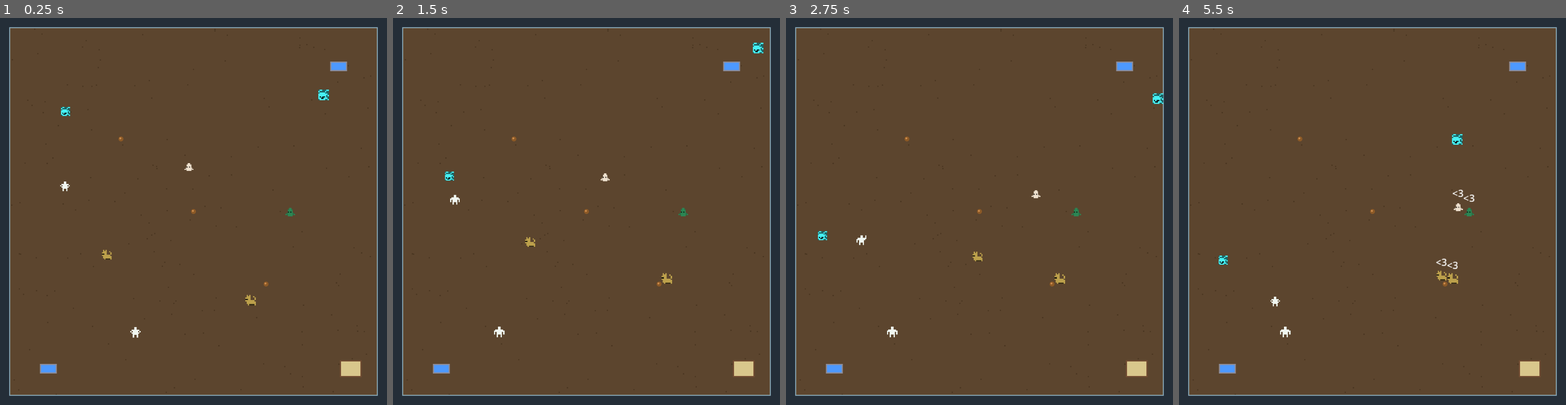
Above: before the commit, frames 1-4 (left to right).
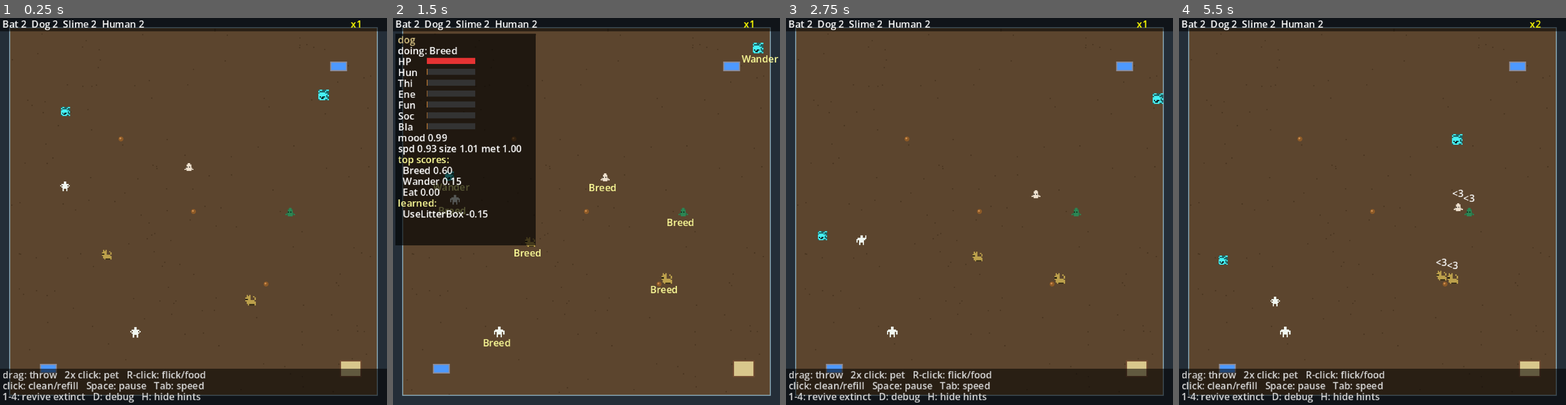
Above: after the commit, the same moments.

Repository: BreadOne2Three/GameDevFall2026_PUBLIC
Game: Godot game, scene res://main.tscn
The game is run twice, just before and just after one commit, with the same random seed, the same clock (stepped at 60 frames per second) and the same inputs.
Inputs (mouse positions are in pixels of both pictures, inside the frame that each line leads up to):
- Up to frame 1 (0.25 s): no input
- Up to frame 2 (1.5 s): tap Enter at 0.5 s; move the mouse to (671, 192) at 0.52 s; hold D 0.53-1.25 s; tap H at 0.6 s; click (671, 192) at 0.67 s; tap Space at 0.77, 1.25 s; drag from (509, 230) to (567, 288) at 1.27 s
- Up to frame 3 (2.75 s): move the mouse to (1018, 126) at 2.02 s; hold D from 2.03 s (still down); tap 1 at 2.1 s; click (1018, 126) at 2.17 s; tap H at 2.3 s
- Up to frame 4 (5.5 s): release D at 2.75 s; drag from (1353, 288) to (1256, 153) at 2.77 s; move the mouse to (1488, 269) at 3.52 s; tap 3 at 3.6 s; click (1488, 269) at 3.67 s; tap Space at 3.77, 5 s; tap H at 3.8, 5.3 s; tap Enter at 4.25 s; drag from (1256, 153) to (1314, 114) at 4.27 s; move the mouse to (1391, 211) at 5.02 s; tap Tab at 5.1 s; click (1391, 211) at 5.17 s

The runs differ from the first frame. In frame 1, 13% of the frame differs, in the area x 0-100%, y 0-100%; in frame 2, 24%, in the area x 0-100%, y 0-85%; in frame 3, 13%; in frame 4, 13%.

Commit message:
Add HUD with hover info, key hints and AI debug overlay
Co-Authored-By: Claude Opus 5.5 <noreply@anthropic.com>

Diff:
--- a/main.tscn
+++ b/main.tscn
@@ -10,6 +10,7 @@
 [ext_resource type="PackedScene" path="res://world/food.tscn" id="8_food"]
 [ext_resource type="PackedScene" path="res://entities/human.tscn" id="9_human"]
 [ext_resource type="Script" path="res://god/god_hand.gd" id="10_hand"]
+[ext_resource type="PackedScene" path="res://ui/hud.tscn" id="11_hud"]
 
 [node name="World" type="Node2D" groups=["world"]]
 script = ExtResource("1_world")
@@ -66,3 +67,5 @@
 [node name="GodHand" type="Node2D" parent="."]
 process_mode = 3
 script = ExtResource("10_hand")
+
+[node name="HUD" parent="." instance=ExtResource("11_hud")]
--- /dev/null
+++ b/tests/test_hud.gd
@@ -0,0 +1,34 @@
+extends TestCase
+
+const MAIN := preload("res://main.tscn")
+
+func test_hud_toggles_and_describes_actions() -> void:
+	var world : World = add(MAIN.instantiate())
+	var hud : Control = world.get_node("HUD/Panel")
+	assert_true(hud.show_hints)
+	hud.toggle_hints()
+	assert_false(hud.show_hints)
+	hud.toggle_debug()
+	assert_true(hud.show_debug)
+	var c : Creature = world.get_tree().get_nodes_in_group("creatures")[0]
+	assert_eq(hud.describe_action(c), "Idle")
+	c.brain.think()
+	assert_eq(hud.describe_action(c), "Wander")
+	c.grab()
+	assert_eq(hud.describe_action(c), "Held")
+
+func test_hud_draws_without_errors() -> void:
+	var world : World = add(MAIN.instantiate())
+	var hud : Control = world.get_node("HUD/Panel")
+	hud.toggle_debug()
+	var c : Creature = world.get_tree().get_nodes_in_group("creatures")[0]
+	c.brain.think()
+	c.learning.reward(1.0)
+	# Draw the hover panel too (the headless mouse isn't over any creature).
+	var drawn := [0]
+	hud.draw.connect(func():
+		hud._draw_creature_panel(c)
+		drawn[0] += 1)
+	for i in 5:
+		await tree.process_frame
+	assert_true(drawn[0] > 0)
--- /dev/null
+++ b/ui/hud.gd
@@ -0,0 +1,120 @@
+extends Control
+class_name HUD
+## Heads-up display: population, hovered-creature info, key hints and the AI debug overlay.
+## Everything is drawn in _draw() so it stays crisp in the 320×320 window.
+
+const FONT_SIZE := 8
+const LINE := 9
+const BAR_WIDTH := 40.0
+const NEED_NAMES : Array[String] = ["Hunger", "Thirst", "Energy", "Fun", "Social", "Bladder"]
+const HINTS : Array[String] = [
+	"drag: throw   2x click: pet   R-click: flick/food",
+	"click: clean/refill   Space: pause   Tab: speed",
+	"1-4: revive extinct   D: debug   H: hide hints",
+]
+
+var show_hints : bool = true
+var show_debug : bool = false
+var world : World
+var font : Font
+
+func _ready() -> void:
+	font = ThemeDB.fallback_font
+	world = get_tree().get_first_node_in_group("world")
+
+func _process(_delta: float) -> void:
+	queue_redraw()
+
+func _unhandled_input(event: InputEvent) -> void:
+	if event is InputEventKey and event.pressed and not event.echo:
+		if event.keycode == KEY_H:
+			toggle_hints()
+		elif event.keycode == KEY_D:
+			toggle_debug()
+
+func toggle_hints() -> void:
+	show_hints = not show_hints
+
+func toggle_debug() -> void:
+	show_debug = not show_debug
+
+func describe_action(c: Creature) -> String:
+	if c.state == Creature.State.HELD:
+		return "Held"
+	if c.state == Creature.State.THROWN:
+		return "Flying"
+	var action_name := c.brain.current_action_name()
+	return action_name.trim_suffix("Action") if action_name != "" else "Idle"
+
+func _draw() -> void:
+	if world == null:
+		return
+	if show_debug:
+		for c in get_tree().get_nodes_in_group("creatures"):
+			if not c.is_dead:
+				_text(c.global_position + Vector2(-14, 12), describe_action(c), Color(1, 1, 0.6))
+	_draw_population()
+	var hovered := world.creature_at(get_global_mouse_position(), 10.0)
+	if hovered:
+		_draw_creature_panel(hovered)
+	if show_hints:
+		_draw_hints()
+
+func _draw_population() -> void:
+	var counts := world.counts()
+	var parts := PackedStringArray()
+	for species in counts:
+		parts.append("%s %d" % [species, counts[species]])
+	draw_rect(Rect2(0, 0, 320, 11), Color(0, 0, 0, 0.55))
+	_text(Vector2(2, 8), "  ".join(parts))
+	var status := "PAUSED" if get_tree().paused else "x%d" % int(Engine.time_scale)
+	_text(Vector2(290, 8), status, Color.YELLOW)
+
+func _draw_creature_panel(c: Creature) -> void:
+	var rows := 11 + (8 if show_debug else 0)
+	var origin := Vector2(2, 13)
+	draw_rect(Rect2(origin, Vector2(116, rows * LINE + 4)), Color(0, 0, 0, 0.65))
+	var y := origin.y + 8.0
+	var title := c.creature_name + ("  (baby)" if not c.is_adult else "")
+	_text(Vector2(4, y), title, c.creature_color.lightened(0.3)); y += LINE
+	_text(Vector2(4, y), "doing: " + describe_action(c)); y += LINE
+	_bar(y, "HP", float(c.health) / c.max_health, Color(0.9, 0.2, 0.2)); y += LINE
+	for need_name in NEED_NAMES:
+		_bar(y, need_name.substr(0, 3), c.need(need_name).ratio(), Color(1.0, 0.6, 0.2)); y += LINE
+	_text(Vector2(4, y), "mood %.2f" % c.mood()); y += LINE
+	var g := c.genome
+	_text(Vector2(4, y), "spd %.2f size %.2f met %.2f" % [g.speed, g.size, g.metabolism]); y += LINE
+	if show_debug:
+		_text(Vector2(4, y), "top scores:", Color(1, 1, 0.6)); y += LINE
+		for entry in _top(c.brain.last_scores, 3):
+			_text(Vector2(8, y), "%s %.2f" % entry); y += LINE
+		_text(Vector2(4, y), "learned:", Color(1, 1, 0.6)); y += LINE
+		for entry in _top(c.learning.biases, 3, true):
+			_text(Vector2(8, y), "%s %+.2f" % entry); y += LINE
+
+func _bar(y: float, label: String, fill: float, color: Color) -> void:
+	_text(Vector2(4, y), label)
+	var rect := Rect2(28, y - 6, BAR_WIDTH, 5)
+	draw_rect(rect, Color(0.2, 0.2, 0.2))
+	draw_rect(Rect2(rect.position, Vector2(BAR_WIDTH * clampf(fill, 0.0, 1.0), 5)), color)
+
+func _draw_hints() -> void:
+	var top := 320.0 - HINTS.size() * LINE - 3
+	draw_rect(Rect2(0, top, 320, 320 - top), Color(0, 0, 0, 0.55))
+	for i in HINTS.size():
+		_text(Vector2(2, top + 8 + i * LINE), HINTS[i], Color(0.85, 0.85, 0.85))
+
+## The `count` largest entries as [short_name, value] pairs (by absolute value if by_magnitude).
+func _top(values: Dictionary, count: int, by_magnitude: bool = false) -> Array:
+	var keys := values.keys()
+	keys.sort_custom(func(a, b):
+		var va : float = absf(values[a]) if by_magnitude else values[a]
+		var vb : float = absf(values[b]) if by_magnitude else values[b]
+		return va > vb)
+	var result := []
+	for key in keys.slice(0, count):
+		result.append([String(key).trim_suffix("Action"), values[key]])
+	return result
+
+func _text(pos: Vector2, text: String, color: Color = Color.WHITE) -> void:
+	draw_string(font, pos, text, HORIZONTAL_ALIGNMENT_LEFT, -1, FONT_SIZE, color)
--- /dev/null
+++ b/ui/hud.tscn
@@ -0,0 +1,16 @@
+[gd_scene format=3]
+
+[ext_resource type="Script" path="res://ui/hud.gd" id="1_hud"]
+
+[node name="HUD" type="CanvasLayer"]
+process_mode = 3
+
+[node name="Panel" type="Control" parent="."]
+layout_mode = 3
+anchors_preset = 15
+anchor_right = 1.0
+anchor_bottom = 1.0
+grow_horizontal = 2
+grow_vertical = 2
+mouse_filter = 2
+script = ExtResource("1_hud")
Not shown, added: tests/test_hud.gd.uid
Not shown, added: ui/hud.gd.uid
